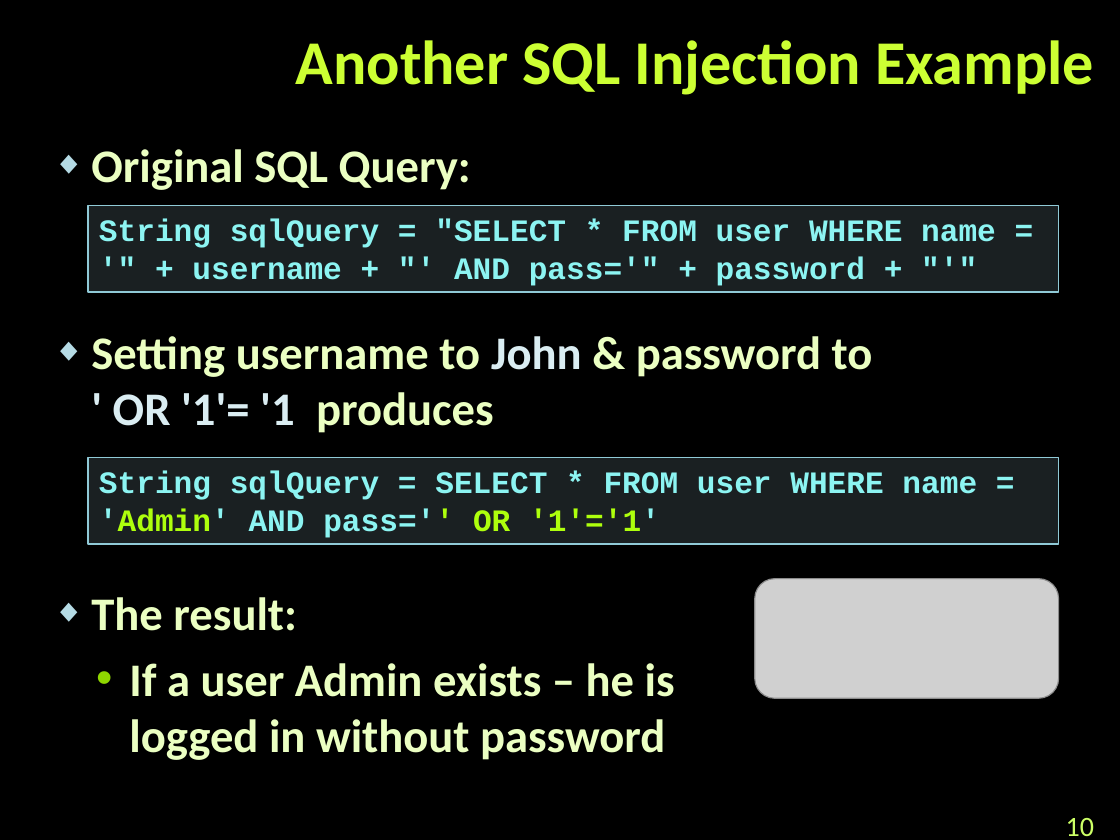
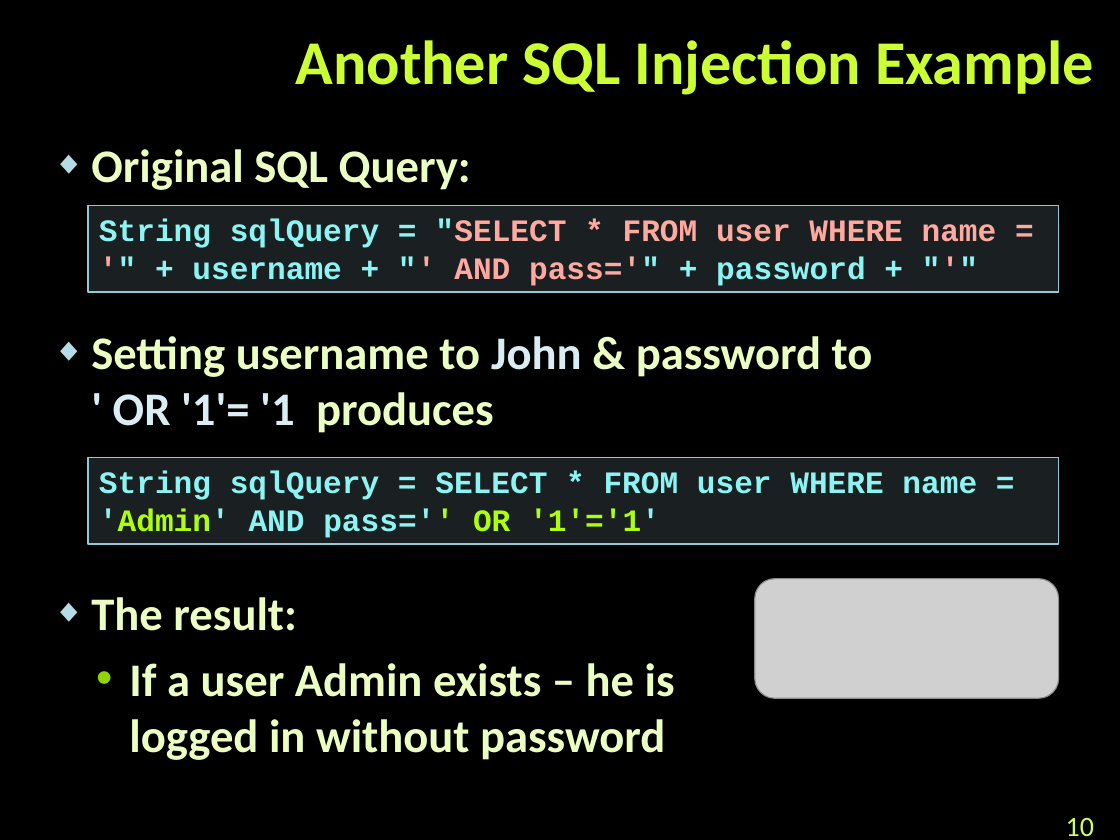
Before and after one commit to TelerikAcademy/ASP.NET-MVC, a slide deck: slide 10 of 05. ASP.NET-Web-Security/ASP.NET Web Security.pptx. Drawn at 1120x840 pixels with LibreOffice and Linux fonts; fonts in the diff are those of the drawing; grey boxes stand for pictures; background and template pictures are left out. Boxes give left, top, right and bottom in pixels: in the first picture for what was removed or moved away, otherwise in the second. Text is boxed around its words. In the diff, an @@ line names an element or a change of style, - is before the commit and + after.

```diff
--- a/05. ASP.NET-Web-Security/ASP.NET Web Security.pptx
+++ b/05. ASP.NET-Web-Security/ASP.NET Web Security.pptx
@@ text "String sqlQuery = "SELECT * ..." at [88,205,1060,291]: text colour #8CF4F2 to #FFA9A0 in ""SELECT * FROM user WHERE name = ..." @@
```
Also in this commit, not shown: 4 other slides changed, 1 slide added, 3 other files.
